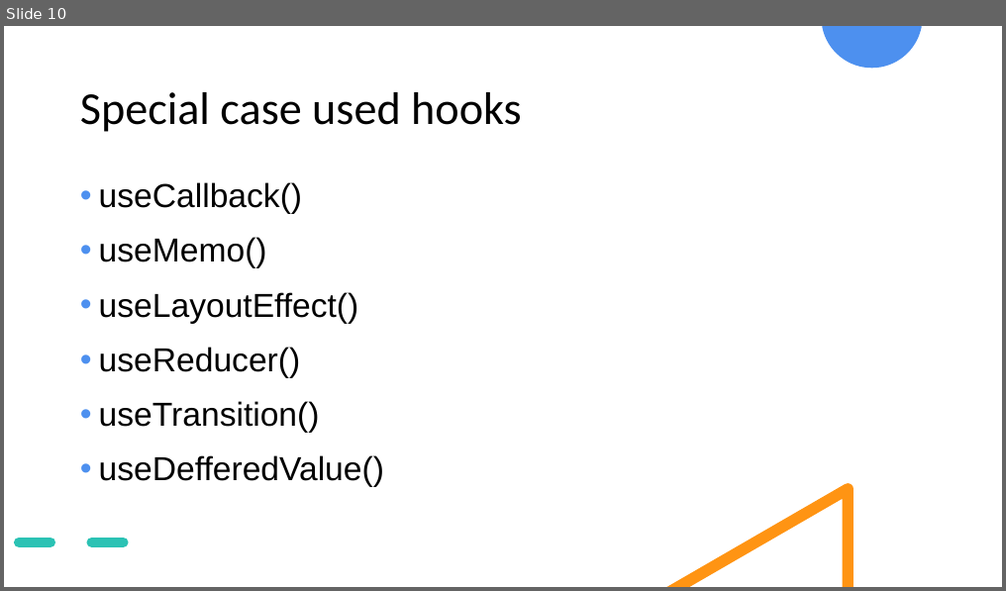
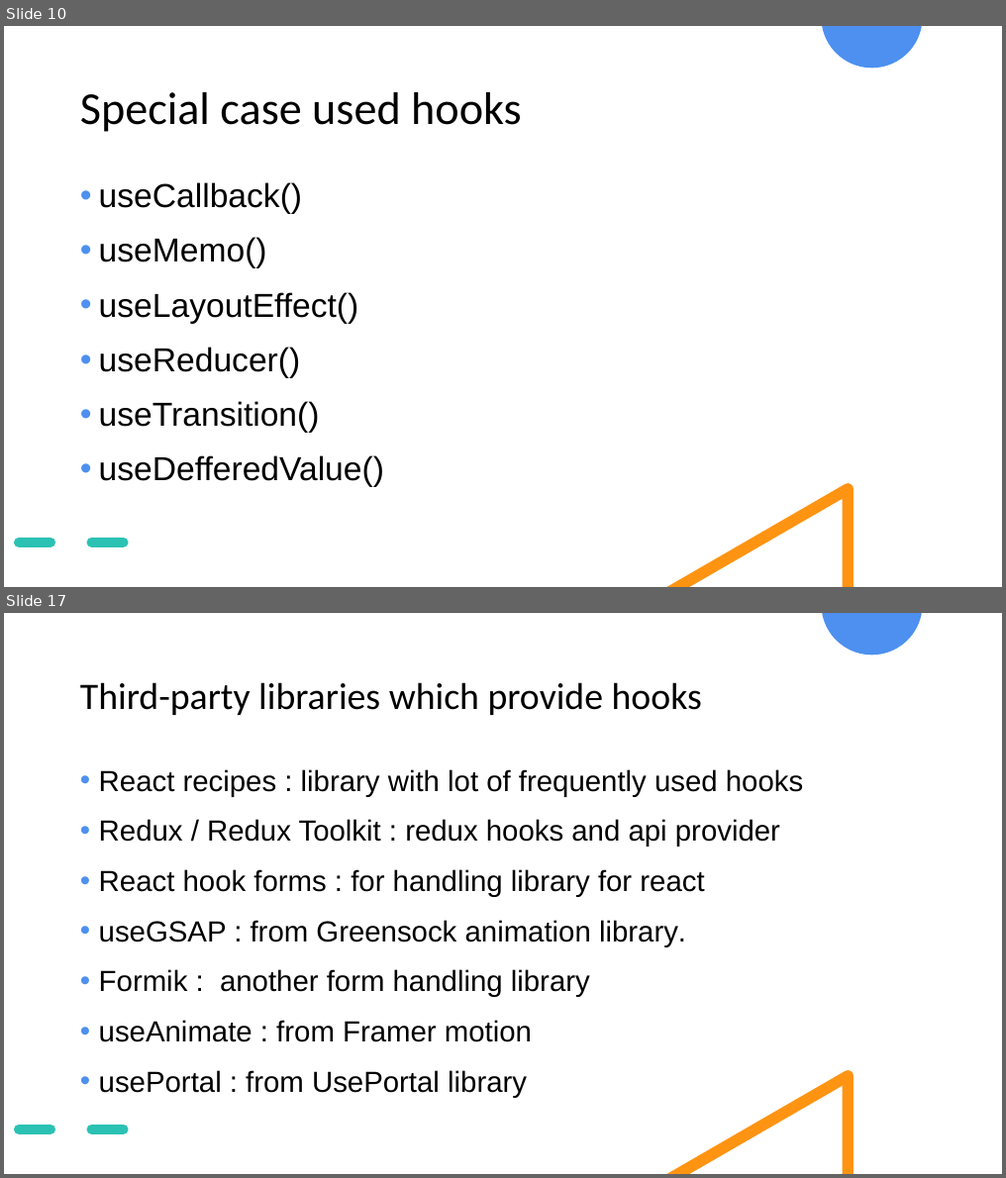
Before and after one commit to ompateldeveloper/learn-react-hooks, a slide deck: React & Hooks.pptx. Shown one above the other, each under a label of ours: slide 10 before the commit, slides 10 and 17 after it; the slides between them are not shown. The pictures are 1006x591 and 1006x1178 pixels, drawn with LibreOffice and Linux fonts; fonts in the diff are those of the drawing. Boxes give left, top, right and bottom in pixels: in the first picture for what was removed or moved away, otherwise in the second. Text is boxed around its words. In the diff, an @@ line names an element or a change of style, - is before the commit and + after.

Commit message:
some hooks added into example

```diff
--- a/React & Hooks.pptx
+++ b/React & Hooks.pptx
@@ slide 17 added at (4, 613, 1002, 1174), background #FFFFFF; not listed: 3 template elements that a slide beside it also shows @@
@@ title added at (80, 682, 702, 715), 36 pt, text #000000 @@
+Third-party libraries which provide hooks
@@ text added at (99, 769, 803, 1097), 28 pt, text #000000 @@
+• React recipes : library with lot of frequently used hooks
+• Redux / Redux Toolkit : redux hooks and api provider
+• React hook forms : for handling library for react
+• useGSAP : from Greensock animation library.
+• Formik : another form handling library
+• useAnimate : from Framer motion
+• usePortal : from UsePortal library
```
Also in this commit, not shown: 1 slide changed, 7 other slides added, 5 slides removed, 8 other files.
